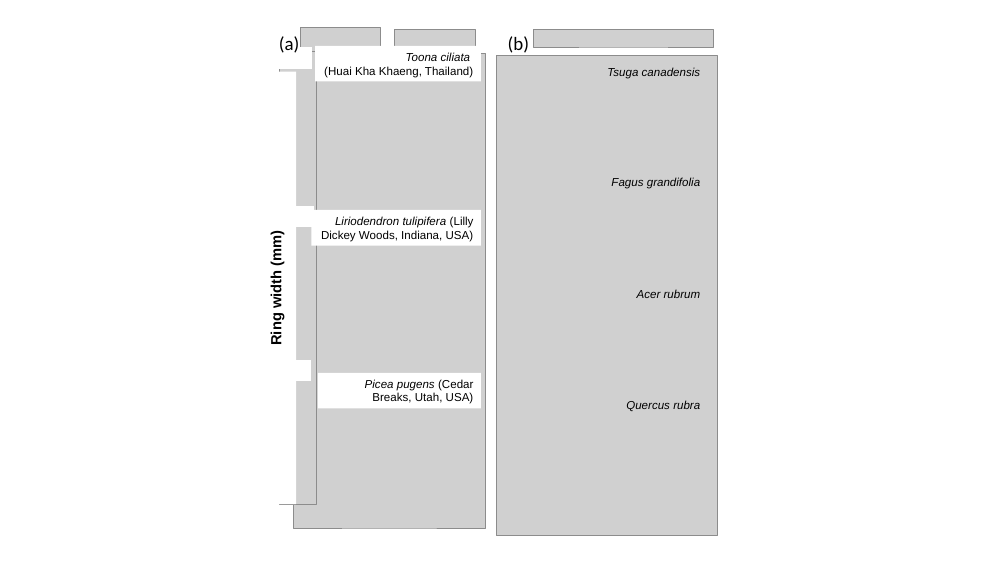
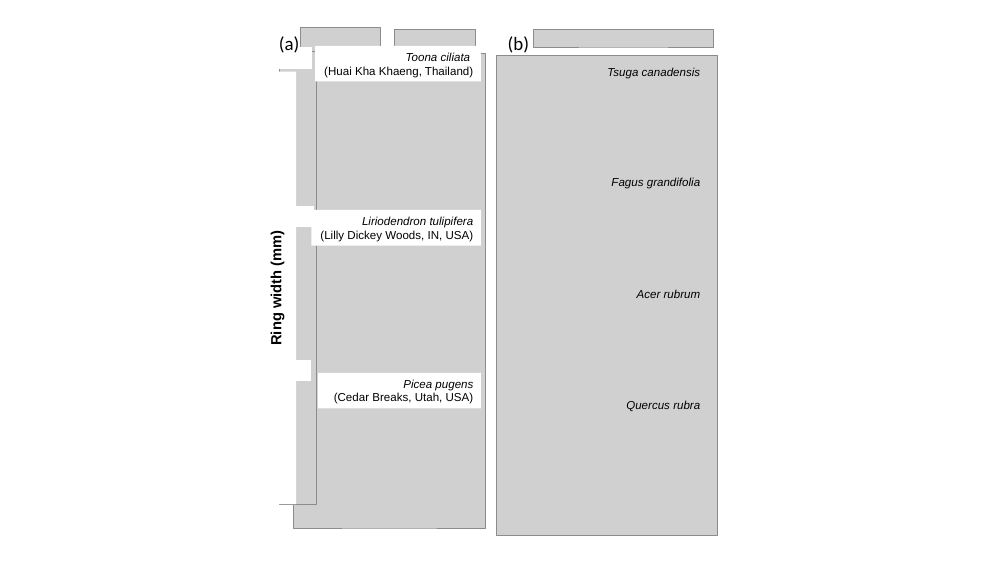
Before and after one commit to EcoClimLab/vertical-thermal-review, a slide deck: slide 1 of tree_rings/draft_tree-rings_fig.pptx. Drawn at 1008x567 pixels with LibreOffice and Linux fonts; fonts in the diff are those of the drawing; grey boxes stand for pictures. Boxes give left, top, right and bottom in pixels: in the first picture for what was removed or moved away, otherwise in the second. Text is boxed around its words. In the diff, an @@ line names an element or a change of style, - is before the commit and + after.

```diff
--- a/tree_rings/draft_tree-rings_fig.pptx
+++ b/tree_rings/draft_tree-rings_fig.pptx
@@ text in rectangle at (x1=320, y1=216, x2=474, y2=242): text changed @@
-Liriodendron tulipifera (Lilly Dickey Woods, Indiana, USA)
+Liriodendron tulipifera
+(Lilly Dickey Woods, IN, USA)
@@ text in rectangle at (x1=334, y1=379, x2=474, y2=404): text changed @@
-Picea pugens (Cedar Breaks, Utah, USA)
+Picea pugens
+(Cedar Breaks, Utah, USA)
```
Also in this commit, not shown: 1 other file.
